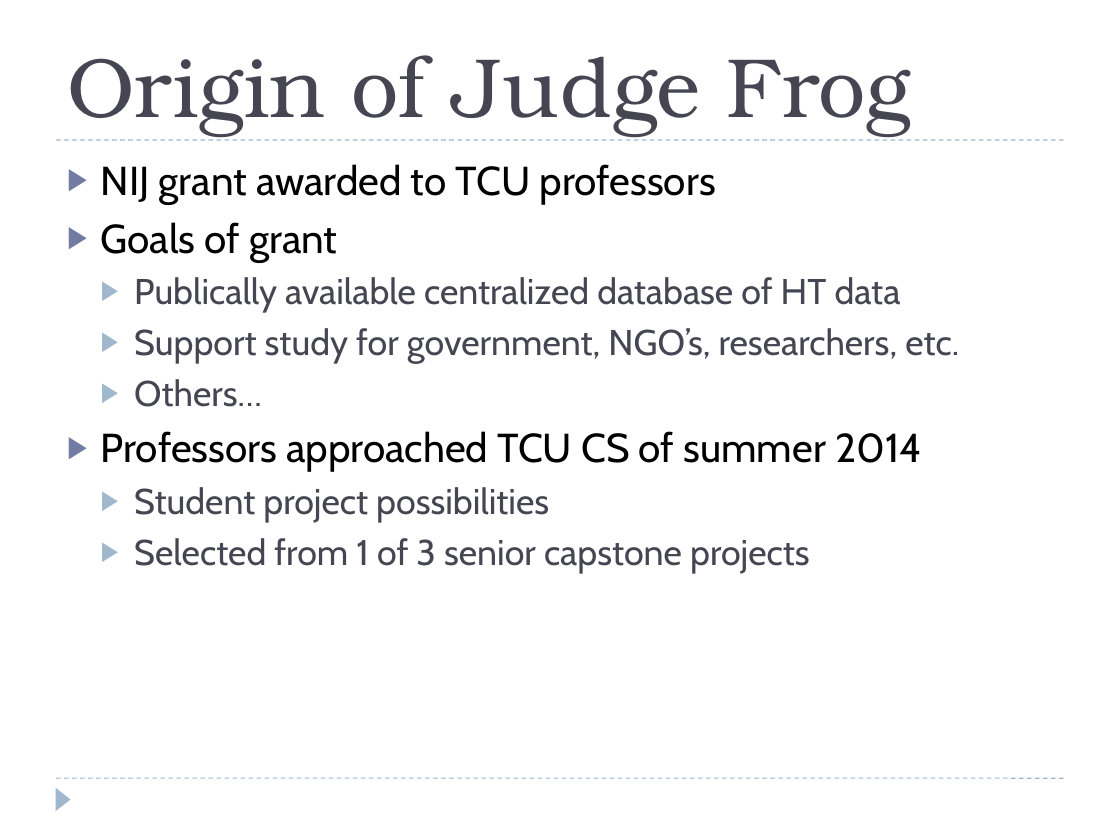
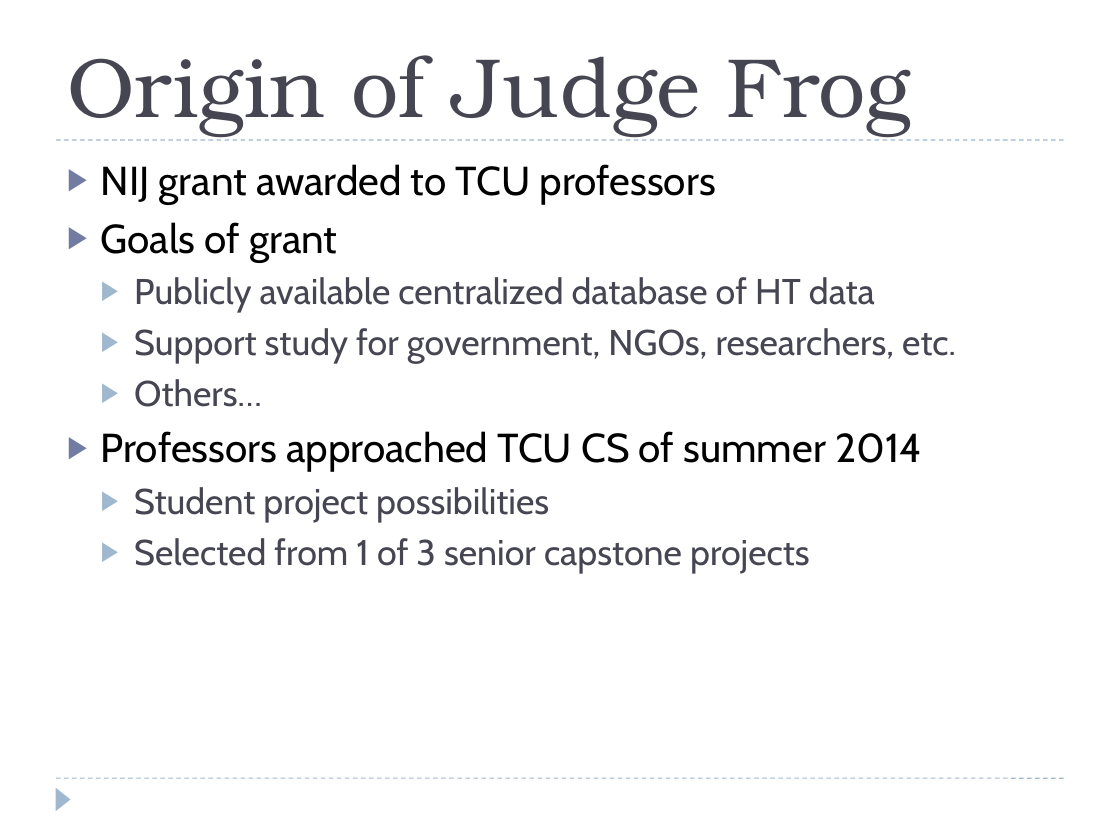
Before and after one commit to OnyxSpartanII/JudgeFrog, a slide deck: slide 3 of documentation/Project/NT_Presentation.pptx. Drawn at 1120x840 pixels with LibreOffice and Linux fonts; fonts in the diff are those of the drawing. Boxes give left, top, right and bottom in pixels: in the first picture for what was removed or moved away, otherwise in the second. Text is boxed around its words. In the diff, an @@ line names an element or a change of style, - is before the commit and + after.

Commit message:
Updated PP

```diff
--- a/documentation/Project/NT_Presentation.pptx
+++ b/documentation/Project/NT_Presentation.pptx
@@ text at (134, 277, 956, 363): text changed @@
-  ▶ Publically available centralized database of HT data
-  ▶ Support study for government, NGO’s, researchers, etc.
+  ▶ Publicly available centralized database of HT data
+  ▶ Support study for government, NGOs, researchers, etc.
```
Also in this commit, not shown: 2 other slides changed.
